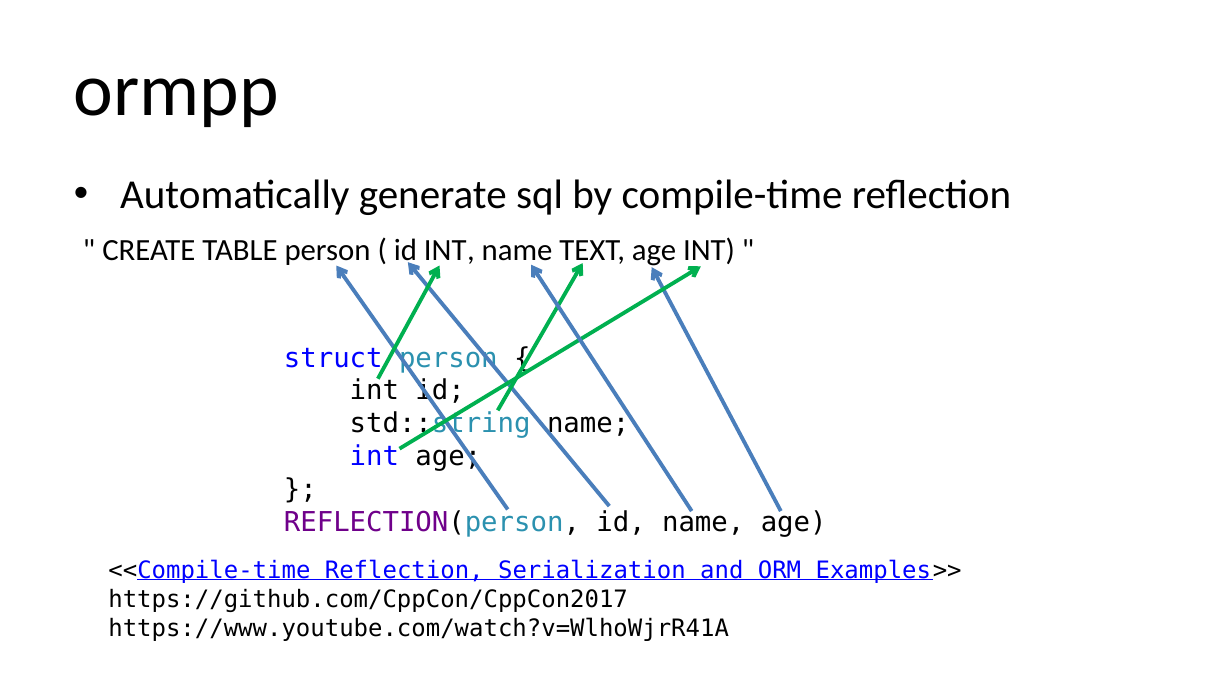
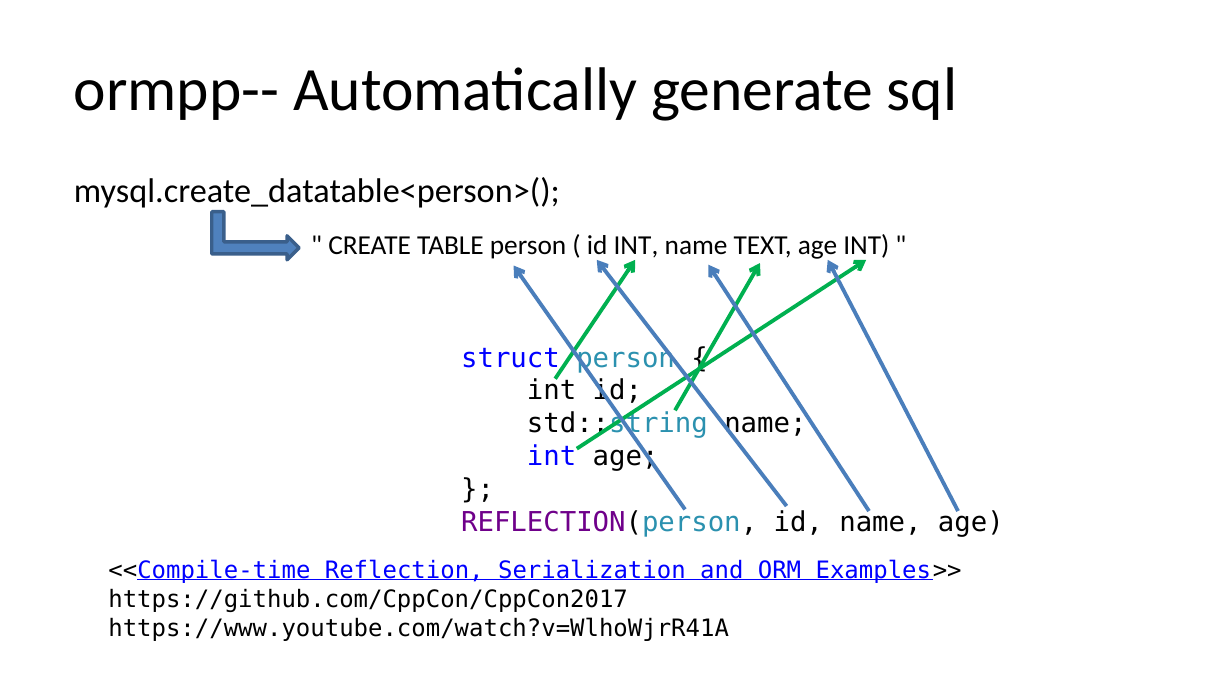
Before and after one commit to qicosmos/cppcon2018, a slide deck: slide 45 of cppcon2018.pptx. Drawn at 1232x693 pixels with LibreOffice and Linux fonts; fonts in the diff are those of the drawing. Boxes give left, top, right and bottom in pixels: in the first picture for what was removed or moved away, otherwise in the second. Text is boxed around its words. In the diff, an @@ line names an element or a change of style, - is before the commit and + after.

Commit message:
update

```diff
--- a/cppcon2018.pptx
+++ b/cppcon2018.pptx
@@ title at (74,67,958,121): text changed; size 44 to 36 pt @@
-ormpp
+ormpp-- Automatically generate sql
@@ text at (74,177,560,211): text changed; size 24 to 20 pt @@
-• Automatically generate sql by compile-time reflection
+mysql.create_datatable<person>();
@@ bent up arrow added at (212,212,299,260), fill #4F81BD, outline #3A5F8C 2 pt @@
@@ text "" CREATE TABLE person ( ...": place and size @@
-text "" CREATE TABLE person ( ..." at (102,237,735,268)
+text "" CREATE TABLE person ( ..." at (328,234,889,261)
@@ text "" CREATE TABLE person ( ..." at (328,234,889,261): size 18 to 16 pt @@
@@ arrow moved from (508, 510) - (336, 266) to (685, 510) - (514, 266) @@
@@ arrow moved from (378, 378) - (440, 266) to (556, 378) - (636, 260) @@
@@ arrow moved from (399, 448) - (701, 266) to (577, 448) - (866, 260) @@
@@ arrow moved from (610, 506) - (408, 262) to (786, 506) - (596, 260) @@
@@ arrow moved from (498, 410) - (583, 264) to (675, 410) - (760, 264) @@
@@ arrow moved from (691, 511) - (531, 265) to (869, 511) - (708, 265) @@
@@ arrow moved from (781, 511) - (652, 267) to (958, 511) - (828, 260) @@
@@ text "struct person {": place and size @@
-text "struct person {" at (284,345,827,537)
+text "struct person {" at (461,345,1004,537)
```
Also in this commit, not shown: 9 other slides changed, 3 slides added, 3 slides removed.
